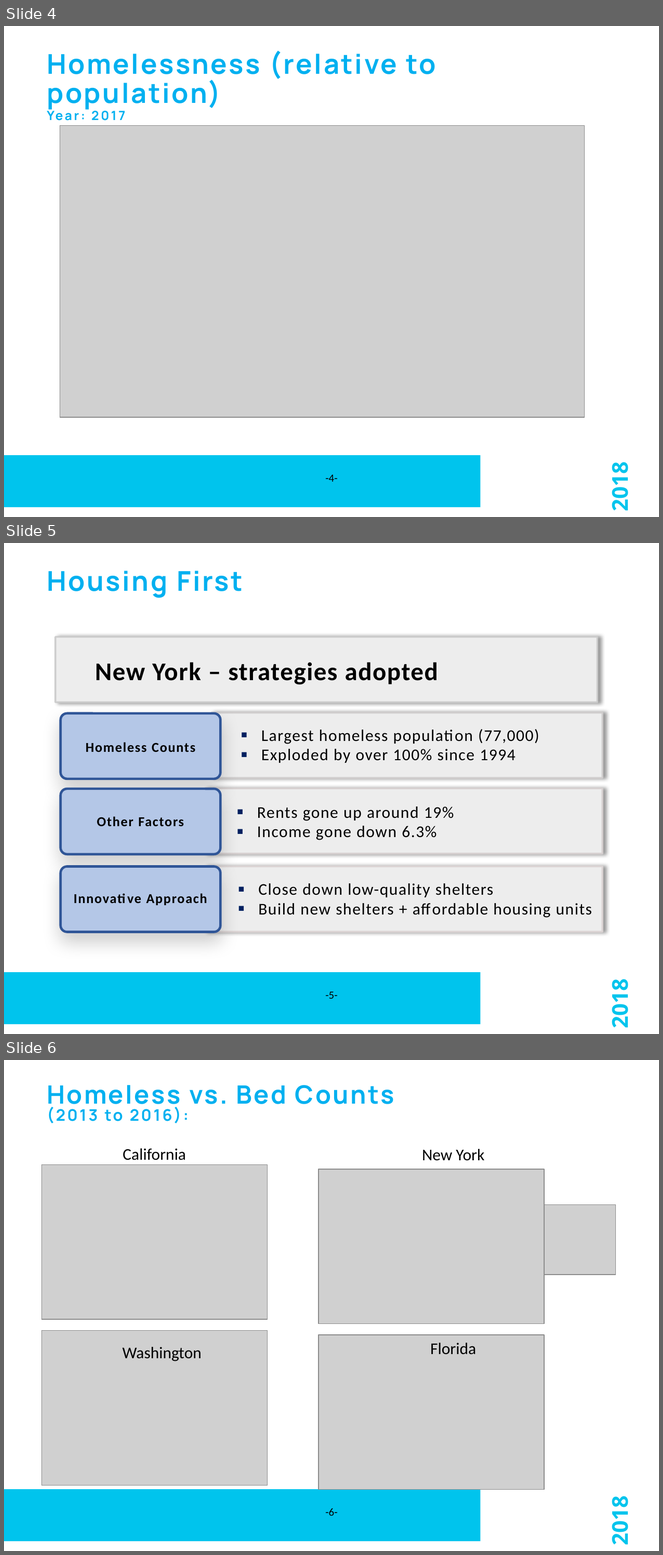
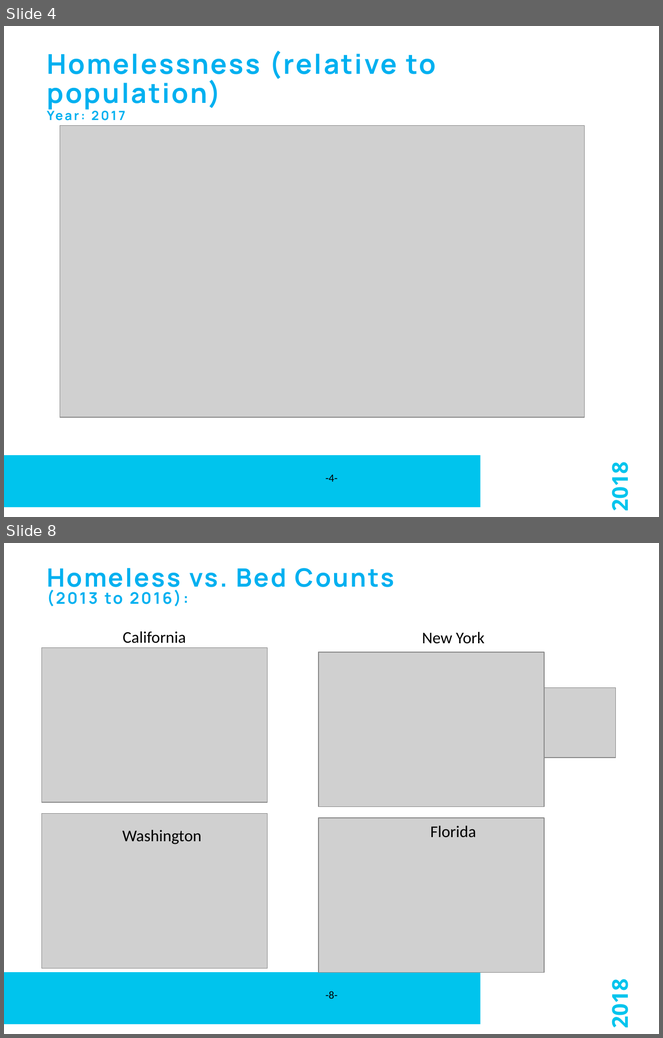
Before and after one commit to susub31/Homelessness-Analysis, a slide deck: EARL-Houston-2018/Presentation/EARL_2018_Powerpoint_Final.pptx. Shown one above the other, each under a label of ours: slides 4, 5 and 6 before the commit, slides 4 and 8 after it; the slides between them are not shown. The pictures are 663x1555 and 663x1038 pixels, drawn with LibreOffice and Linux fonts; fonts in the diff are those of the drawing; grey boxes stand for pictures; background and template pictures are left out. Boxes give left, top, right and bottom in pixels: in the first picture for what was removed or moved away, otherwise in the second. Text is boxed around its words. In the diff, an @@ line names an element or a change of style, - is before the commit and + after.

```diff
--- a/EARL-Houston-2018/Presentation/EARL_2018_Powerpoint_Final.pptx
+++ b/EARL-Houston-2018/Presentation/EARL_2018_Powerpoint_Final.pptx
@@ slide 5 removed at [4,543,659,1034], background #FFFFFF; not listed: 2 template elements that a slide beside it also shows @@
@@ text removed at [47,571,243,598] @@
-Housing First
@@ group removed at [55,637,603,932]: 7 texts, 4 rectangles, 3 rounded rectangles @@
-Homeless Counts
-Other Factors
-Innovative Approach
-New York – strategies adopted
-▪ Largest homeless population (77,000)
-▪ Exploded by over 100% since 1994
-▪ Rents gone up around 19%
-▪ Income gone down 6.3%
-▪ Close down low-quality shelters
-▪ Build new shelters + affordable housing units
@@ page number removed at [325,992,337,999] @@
--5-
@@ what was slide 6 is now slide 8 @@
@@ page number at [325,991,337,999]: text changed @@
--6-
+-8-
```
Also in this commit, not shown: 3 slides changed, 3 slides added, 1 other file.
